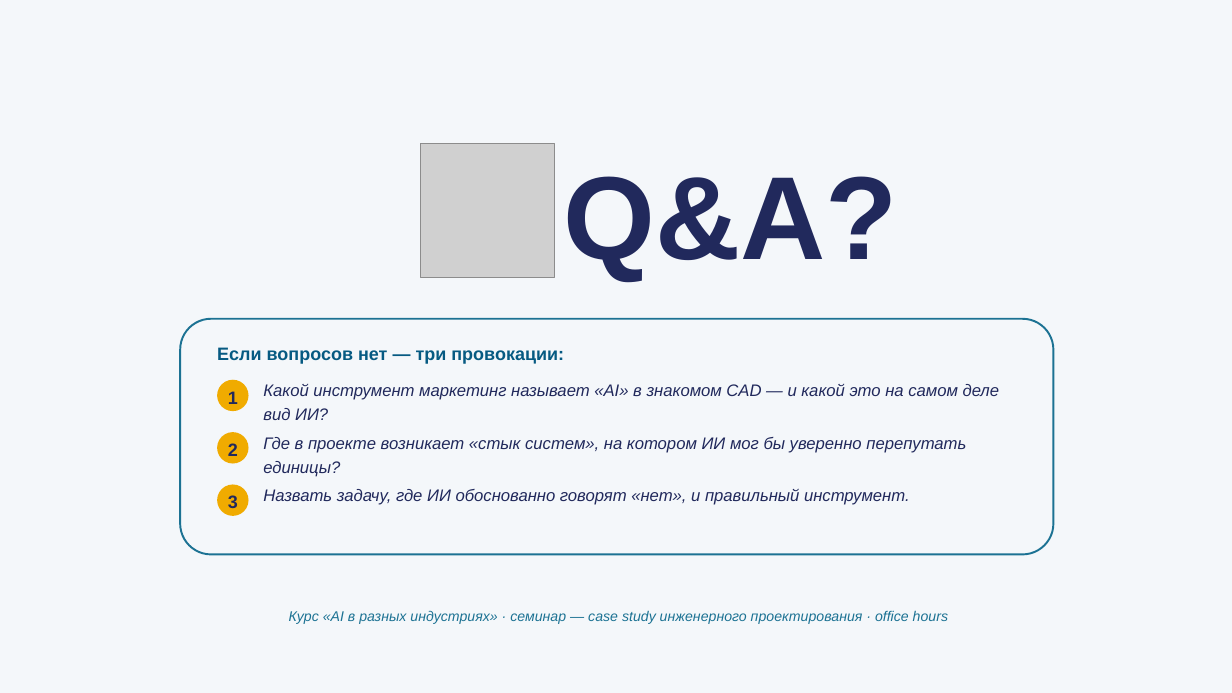
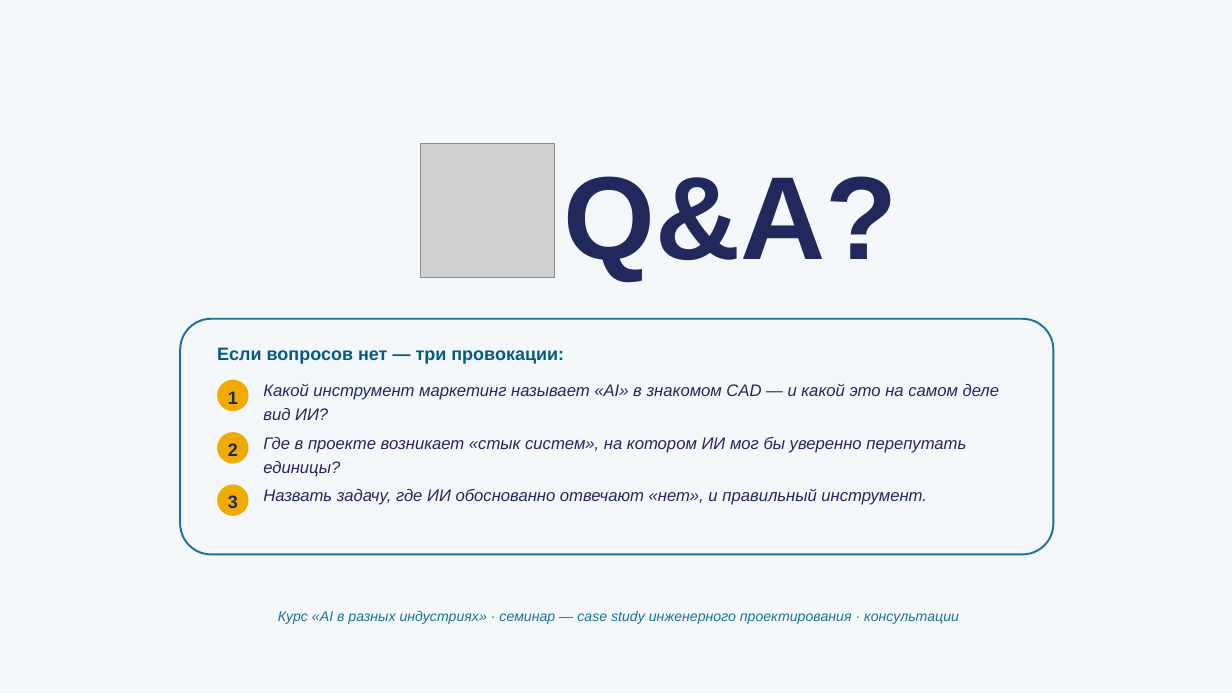
Before and after one commit to tellina-study/AI-usage-lessons, a slide deck: slide 32 of library/lectures/lec-06/rendered/lec-06.pptx. Drawn at 1232x693 pixels with LibreOffice and Linux fonts; fonts in the diff are those of the drawing; grey boxes stand for pictures. Boxes give left, top, right and bottom in pixels: in the first picture for what was removed or moved away, otherwise in the second. Text is boxed around its words. In the diff, an @@ line names an element or a change of style, - is before the commit and + after.

```diff
--- a/library/lectures/lec-06/rendered/lec-06.pptx
+++ b/library/lectures/lec-06/rendered/lec-06.pptx
@@ text at (x1=263, y1=489, x2=927, y2=505): text changed @@
-Назвать задачу, где ИИ обоснованно говорят «нет», и правильный инструмент.
+Назвать задачу, где ИИ обоснованно отвечают «нет», и правильный инструмент.
@@ text at (x1=278, y1=610, x2=959, y2=624): text changed @@
-Курс «AI в разных индустриях» · семинар — case study инженерного проектирования · office hours
+Курс «AI в разных индустриях» · семинар — case study инженерного проектирования · консультации
```
Also in this commit, not shown: 29 other slides changed, 8 other files.
